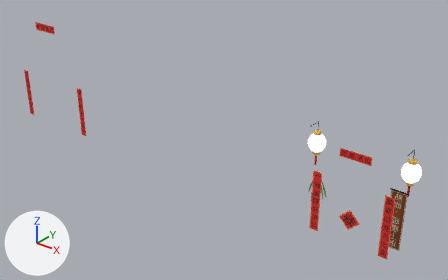
A saved change to the glTF model assets/models/env/second_ai/season_gongguan.glb.
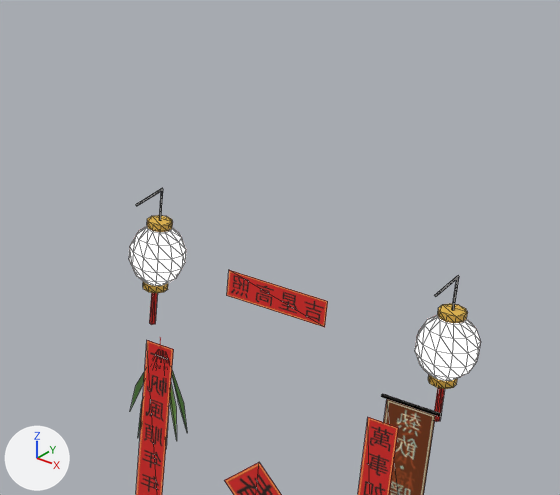
Each version appears first from a 50 mm camera at (-49.94, -30.68, 7.62) aimed at (-56.05, -23.05, 2.89), and next in a close-up on the part from 59% to 100% of the width and 21% to 79% of the height. Every picture has the same lights, and +X, +Y and +Z are marked at lower left. The last two pictures show the newer version. The close-ups show mesh edges as thin lines. Where no turn or scale is listed for an object, it has been applied to the vertices. Vertices at exactly the same position are counted once.

The first close-up shows 'SEASON_CNY_at', 'SEASON_CNY_gl', 'SEASON_CNY_vc', 'SEASON_DRAGON_flat', 'SEASON_DRINKWINTER_at' and 1 more.
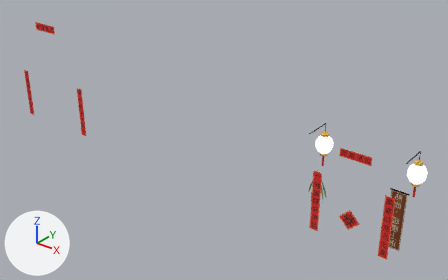
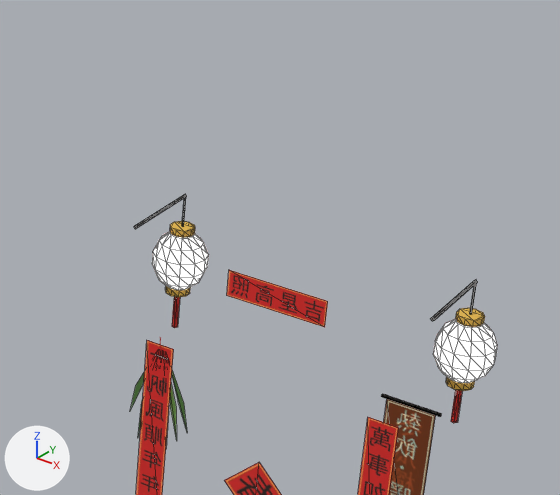
The edits, one by one:
me_season_cny_gl is used by ob_season_cny_gl; location (0.0, 0.0, 0.0).
me_season_cny_gl had 148 vertices, 288 faces and spanned x -55.12..-52.98, y -21.89..-21.55, z 2.48..2.86.
me_season_cny_gl now has 148 vertices, 288 faces and spans x -55.12..-52.98, y -21.61..-21.27, z 2.34..2.72.
me_season_cny_gl part 1: the whole mesh is moved by (0.0, 0.28, -0.14).
me_season_cny_vc is used by ob_season_cny_vc; location (0.0, 0.0, 0.0).
me_season_cny_vc had 132 vertices, 224 faces and spanned x -55.02..-53.08, y -22.0..-21.64, z 2.21..3.1.
me_season_cny_vc now has 132 vertices, 224 faces and spans x -55.02..-53.08, y -22.0..-21.36, z 2.07..2.96.
me_season_cny_vc part 2: the loose piece of 20 vertices spanning x -53.22..-53.08, y -21.8..-21.64, z 2.85..2.89 is moved by (0.0, 0.28, -0.14).
me_season_cny_vc part 3: the loose piece of 20 vertices spanning x -53.22..-53.08, y -21.8..-21.64, z 2.45..2.49 is moved by (0.0, 0.28, -0.14).
me_season_cny_vc part 4: the loose piece of 8 vertices spanning x -53.16..-53.14, y -21.73..-21.71, z 2.89..3.09 is moved by (0.0, 0.28, -0.14).
me_season_cny_vc part 5: the loose piece of 10 vertices spanning x -53.17..-53.13, y -21.74..-21.7, z 2.21..2.45 is moved by (0.0, 0.28, -0.14).
me_season_cny_vc part 6: the loose piece of 8 vertices spanning x -53.16..-53.14, y -22.0..-21.72, z 3.08..3.1 is scaled about its middle by (1.5, 2, 1.5), then moved by (0.0, 0.14, -0.14).
me_season_cny_vc part 7: the loose piece of 20 vertices spanning x -55.02..-54.88, y -21.8..-21.64, z 2.85..2.89 is moved by (0.0, 0.28, -0.14).
me_season_cny_vc part 8: the loose piece of 20 vertices spanning x -55.02..-54.88, y -21.8..-21.64, z 2.45..2.49 is moved by (0.0, 0.28, -0.14).
me_season_cny_vc part 9: the loose piece of 8 vertices spanning x -54.96..-54.94, y -21.73..-21.71, z 2.89..3.09 is moved by (0.0, 0.28, -0.14).
me_season_cny_vc part 10: the loose piece of 10 vertices spanning x -54.97..-54.93, y -21.74..-21.7, z 2.21..2.45 is moved by (0.0, 0.28, -0.14).
me_season_cny_vc part 11: the loose piece of 8 vertices spanning x -54.96..-54.94, y -22.0..-21.72, z 3.08..3.1 is scaled about its middle by (1.5, 2, 1.5), then moved by (0.0, 0.14, -0.14).

Location of each change, [x1, y1, x2, y2] in pixels of the close-ups (560 x 495 px; the box of a moved part takes in the faces that stretch with it):
'SEASON_CNY_gl', moved: before [129, 226, 480, 381]; after [152, 231, 497, 383]
'SEASON_CNY_vc', reshaped: before [136, 188, 468, 422]; after [134, 194, 485, 423]
part 2 of me_season_cny_vc, moved or reshaped: before [438, 304, 468, 323]; after [456, 308, 485, 327]
part 3 of me_season_cny_vc, moved or reshaped: before [428, 375, 457, 389]; after [446, 377, 475, 391]
part 4 of me_season_cny_vc, moved or reshaped: before [452, 278, 459, 310]; after [470, 283, 477, 315]
part 5 of me_season_cny_vc, moved or reshaped: before [434, 388, 445, 422]; after [451, 390, 462, 423]
part 6 of me_season_cny_vc, moved or reshaped: before [435, 275, 459, 297]; after [431, 280, 478, 321]
part 7 of me_season_cny_vc, moved or reshaped: before [147, 215, 173, 232]; after [170, 221, 195, 238]
part 8 of me_season_cny_vc, moved or reshaped: before [143, 281, 168, 293]; after [166, 286, 190, 297]
part 9 of me_season_cny_vc, moved or reshaped: before [159, 190, 163, 221]; after [182, 197, 186, 227]
part 10 of me_season_cny_vc, moved or reshaped: before [149, 293, 158, 325]; after [172, 297, 180, 328]
part 11 of me_season_cny_vc, moved or reshaped: before [136, 188, 163, 206]; after [134, 194, 187, 229]
